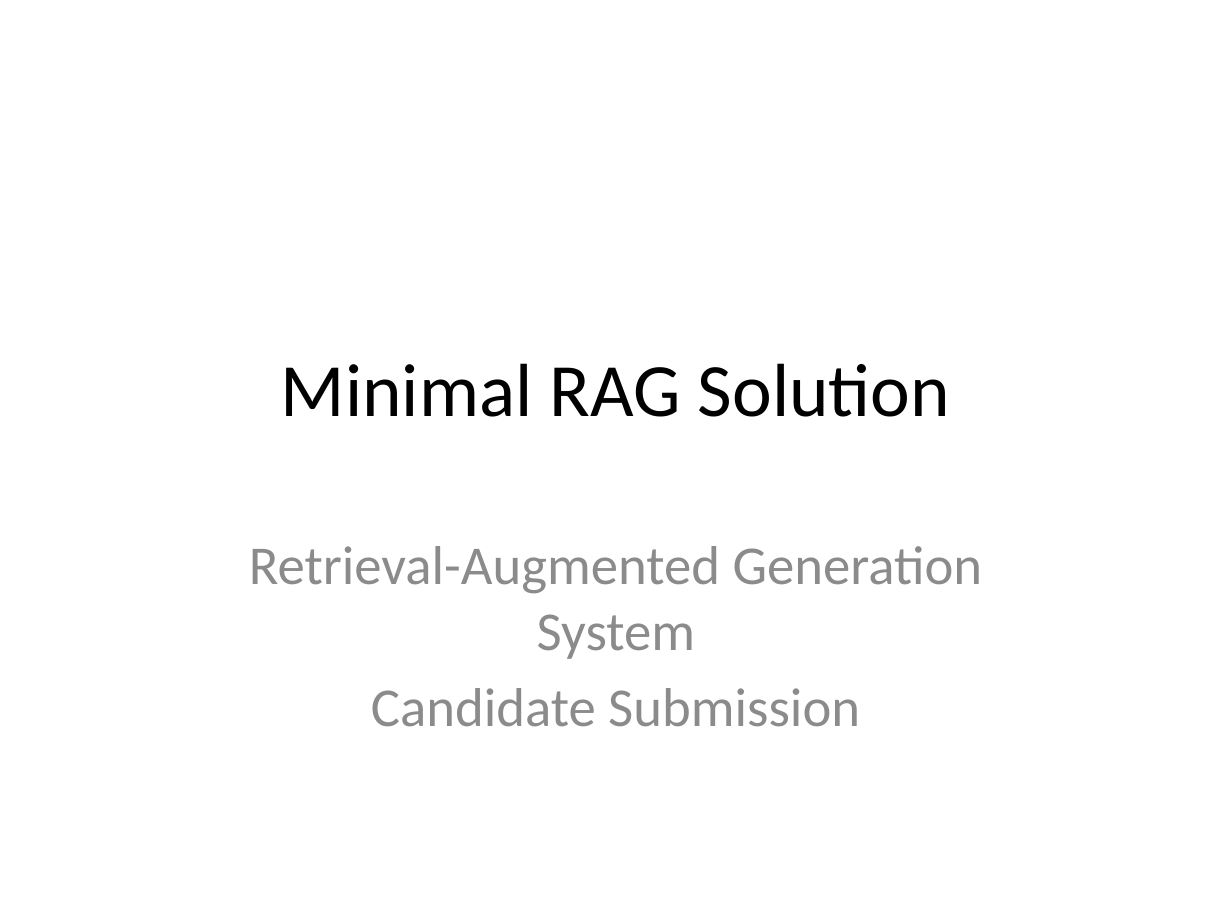
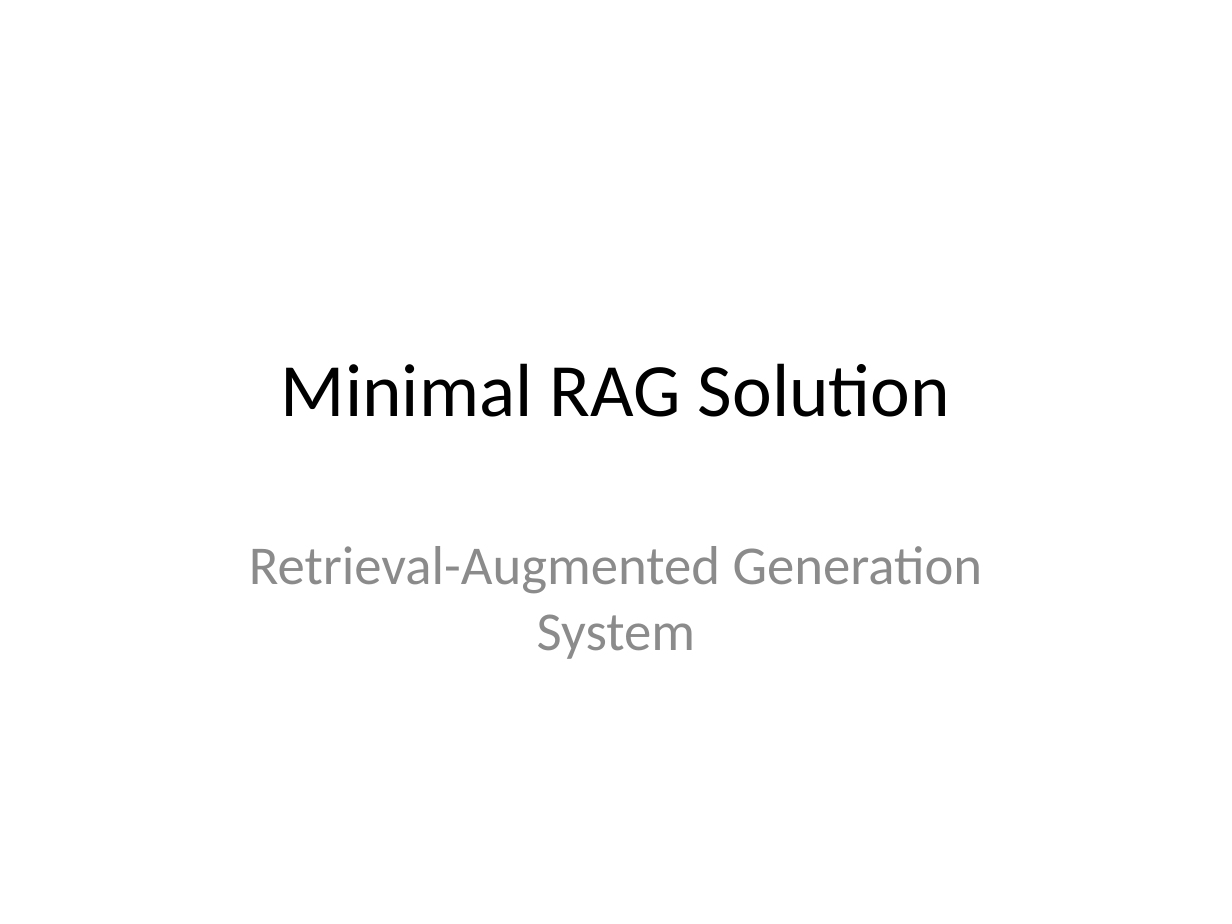
Before and after one commit to 1Geocryptor/Test-Task---Minimal-RAG-Solution-Shuaib-Ahmed, a slide deck: slide 1 of RAG_Solution_Presentation.pptx. Drawn at 1232x924 pixels with LibreOffice and Linux fonts; fonts in the diff are those of the drawing. Boxes give left, top, right and bottom in pixels: in the first picture for what was removed or moved away, otherwise in the second. Text is boxed around its words. In the diff, an @@ line names an element or a change of style, - is before the commit and + after.

```diff
--- a/RAG_Solution_Presentation.pptx
+++ b/RAG_Solution_Presentation.pptx
@@ subtitle at <box>371,688,860,727</box>: paragraph removed @@
-Candidate Submission
```
